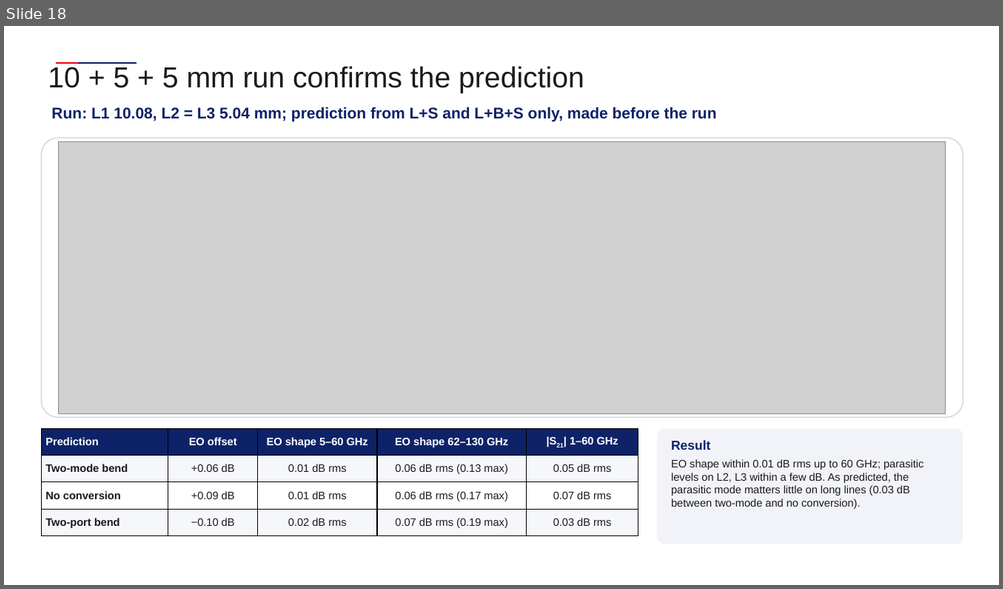
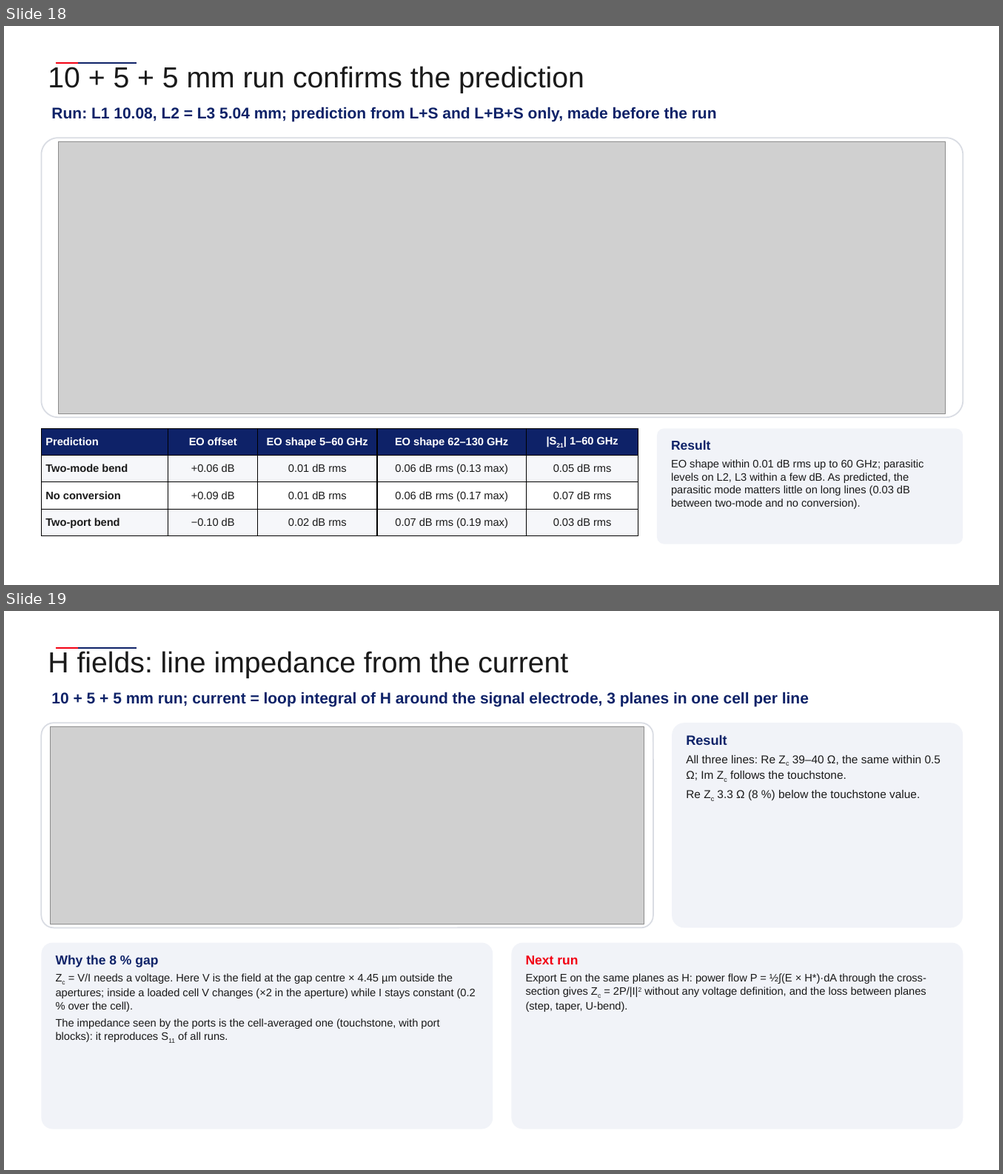
Before and after one commit to andreimuresian/claude, a slide deck: docs/cst/Equalization/Equalisation.pptx. Shown one above the other, each under a label of ours: slide 18 before the commit, slides 18 and 19 after it. The pictures are 1003x589 and 1003x1174 pixels, drawn with LibreOffice and Linux fonts; fonts in the diff are those of the drawing; grey boxes stand for pictures; background and template pictures are left out. Boxes give left, top, right and bottom in pixels: in the first picture for what was removed or moved away, otherwise in the second. Text is boxed around its words. In the diff, an @@ line names an element or a change of style, - is before the commit and + after.

```diff
--- a/docs/cst/Equalization/Equalisation.pptx
+++ b/docs/cst/Equalization/Equalisation.pptx
@@ slide 19 added at box(4, 611, 999, 1170), background #FFFFFF; not listed: 2 template elements that a slide beside it also shows @@
@@ text added at box(48, 651, 568, 678), 28 pt, text #1A1A1A @@
+H fields: line impedance from the current
@@ text added at box(51, 692, 808, 707), 15 pt, text #0E2268, bold @@
+10 + 5 + 5 mm run; current = loop integral of H around the signal electrode, 3 planes in one cell per line
@@ rounded rectangle added at box(41, 723, 653, 928), fill #FFFFFF, outline #D9DCE3 1.25 pt @@
@@ picture added at box(51, 726, 643, 924) @@
@@ rounded rectangle added at box(671, 723, 963, 928), fill #F1F3F8 @@
@@ text added at box(686, 735, 940, 800), 11 pt, text #1A1A1A @@
+Result
+All three lines: Re Zc 39–40 Ω, the same within 0.5 Ω; Im Zc follows the touchstone.
+Re Zc 3.3 Ω (8 %) below the touchstone value.
@@ rounded rectangle added at box(41, 943, 492, 1130), fill #F1F3F8 @@
@@ rounded rectangle added at box(512, 943, 963, 1130), fill #F1F3F8 @@
@@ text added at box(56, 955, 475, 1042), 10.5 pt, text #1A1A1A @@
+Why the 8 % gap
+Zc = V/I needs a voltage. Here V is the field at the gap centre × 4.45 µm outside the apertures; inside a loaded cell V changes (×2 in the aperture) while I stays constant (0.2 % over the cell).
+The impedance seen by the ports is the cell-averaged one (touchstone, with port blocks): it reproduces S11 of all runs.
@@ text added at box(526, 956, 926, 1012), 10.5 pt, text #1A1A1A @@
+Next run
+Export E on the same planes as H: power flow P = ½∫(E × H*)·dA through the cross-section gives Zc = 2P/|I|2 without any voltage definition, and the loss between planes (step, taper, U-bend).
```
Also in this commit, not shown: 7 other files.
